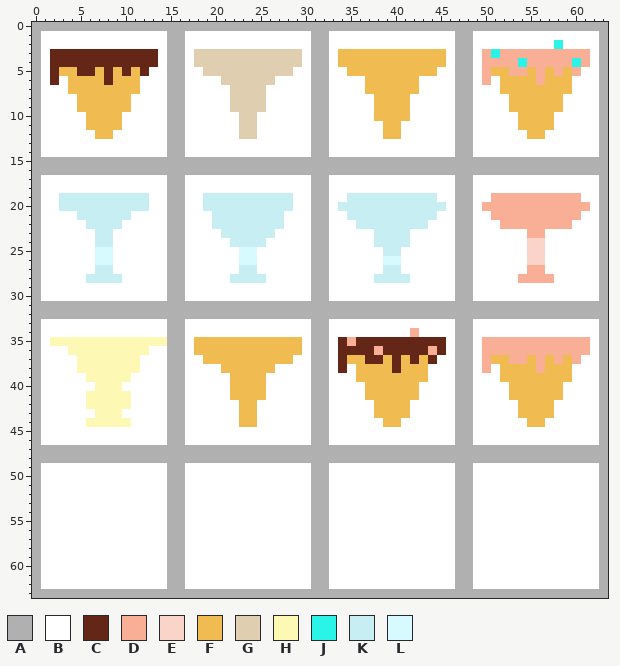
Pixel-art sprite -- Slots Game/Source/Game/assets/textures/slots_cone.png. This is how it looked before the edit.
The file is 64x64 pixels.
Palette (. is transparent): A #b0b0b0  B #ffffff  C #642616  D #f9ae96  E #fad4c8  F #f0bb50  G #dfcfb0  H #fef8b5  J #2af4e8  K #c7eef3  L #d6faff
Pixels before, first column x 0:
 0 AAAAAAAAAAAAAAAAAAAAAAAAAAAAAAAAAAAAAAAAAAAAAAAAAAAAAAAAAAAAAAAA
 1 ABBBBBBBBBBBBBBAABBBBBBBBBBBBBBAABBBBBBBBBBBBBBAABBBBBBBBBBBBBBA
 2 ABBBBBBBBBBBBBBAABBBBBBBBBBBBBBAABBBBBBBBBBBBBBAABBBBBBBBBJBBBBA
 3 ABCCCCCCCCCCCCBAABGGGGGGGGGGGGBAABFFFFFFFFFFFFBAABDJDDDDDDDDDDBA
 4 ABCCCCCCCCCCCCBAABGGGGGGGGGGGGBAABFFFFFFFFFFFFBAABDDDDJDDDDDJDBA
 5 ABCFFCCFCFCFCBBAABBGGGGGGGGGGBBAABBFFFFFFFFFFBBAABDFFDDFDFDFDBBA
 6 ABCBFFFFCFFFBBBAABBBBGGGGGGBBBBAABBBBFFFFFFBBBBAABDBFFFFDFFFBBBA
 7 ABBBFFFFFFFFBBBAABBBBBGGGGBBBBBAABBBBFFFFFFBBBBAABBBFFFFFFFFBBBA
 8 ABBBBFFFFFFBBBBAABBBBBGGGGBBBBBAABBBBBFFFFBBBBBAABBBBFFFFFFBBBBA
 9 ABBBBFFFFFFBBBBAABBBBBGGGGBBBBBAABBBBBFFFFBBBBBAABBBBFFFFFFBBBBA
10 ABBBBBFFFFBBBBBAABBBBBBGGBBBBBBAABBBBBFFFFBBBBBAABBBBBFFFFBBBBBA
11 ABBBBBFFFFBBBBBAABBBBBBGGBBBBBBAABBBBBBFFBBBBBBAABBBBBFFFFBBBBBA
12 ABBBBBBFFBBBBBBAABBBBBBGGBBBBBBAABBBBBBFFBBBBBBAABBBBBBFFBBBBBBA
13 ABBBBBBBBBBBBBBAABBBBBBBBBBBBBBAABBBBBBBBBBBBBBAABBBBBBBBBBBBBBA
14 ABBBBBBBBBBBBBBAABBBBBBBBBBBBBBAABBBBBBBBBBBBBBAABBBBBBBBBBBBBBA
15 AAAAAAAAAAAAAAAAAAAAAAAAAAAAAAAAAAAAAAAAAAAAAAAAAAAAAAAAAAAAAAAA
16 AAAAAAAAAAAAAAAAAAAAAAAAAAAAAAAAAAAAAAAAAAAAAAAAAAAAAAAAAAAAAAAA
17 ABBBBBBBBBBBBBBAABBBBBBBBBBBBBBAABBBBBBBBBBBBBBAABBBBBBBBBBBBBBA
18 ABBBBBBBBBBBBBBAABBBBBBBBBBBBBBAABBBBBBBBBBBBBBAABBBBBBBBBBBBBBA
19 ABBKKKKKKKKKKBBAABBKKKKKKKKKKBBAABBKKKKKKKKKKBBAABBDDDDDDDDDDBBA
20 ABBKKKKKKKKKKBBAABBKKKKKKKKKKBBAABKKKKKKKKKKKKBAABDDDDDDDDDDDDBA
21 ABBBBKKKKKKBBBBAABBBKKKKKKKKBBBAABBKKKKKKKKKKBBAABBDDDDDDDDDDBBA
22 ABBBBBKKKKBBBBBAABBBKKKKKKKKBBBAABBBKKKKKKKKBBBAABBBDDDDDDDDBBBA
23 ABBBBBBKKBBBBBBAABBBBKKKKKKBBBBAABBBBBKKKKBBBBBAABBBBBBDDBBBBBBA
24 ABBBBBBKKBBBBBBAABBBBBKKKKBBBBBAABBBBBKKKKBBBBBAABBBBBBEEBBBBBBA
25 ABBBBBBLLBBBBBBAABBBBBBLLBBBBBBAABBBBBBKKBBBBBBAABBBBBBEEBBBBBBA
26 ABBBBBBLLBBBBBBAABBBBBBLLBBBBBBAABBBBBBLLBBBBBBAABBBBBBEEBBBBBBA
27 ABBBBBBKKBBBBBBAABBBBBBKKBBBBBBAABBBBBBKKBBBBBBAABBBBBBDDBBBBBBA
28 ABBBBBKKKKBBBBBAABBBBBKKKKBBBBBAABBBBBKKKKBBBBBAABBBBBDDDDBBBBBA
29 ABBBBBBBBBBBBBBAABBBBBBBBBBBBBBAABBBBBBBBBBBBBBAABBBBBBBBBBBBBBA
30 ABBBBBBBBBBBBBBAABBBBBBBBBBBBBBAABBBBBBBBBBBBBBAABBBBBBBBBBBBBBA
31 AAAAAAAAAAAAAAAAAAAAAAAAAAAAAAAAAAAAAAAAAAAAAAAAAAAAAAAAAAAAAAAA
32 AAAAAAAAAAAAAAAAAAAAAAAAAAAAAAAAAAAAAAAAAAAAAAAAAAAAAAAAAAAAAAAA
33 ABBBBBBBBBBBBBBAABBBBBBBBBBBBBBAABBBBBBBBBBBBBBAABBBBBBBBBBBBBBA
34 ABBBBBBBBBBBBBBAABBBBBBBBBBBBBBAABBBBBBBBBDBBBBAABBBBBBBBBBBBBBA
35 ABHHHHHHHHHHHHHAABFFFFFFFFFFFFBAABCDCCCCCCCCCCBAABDDDDDDDDDDDDBA
36 ABBBHHHHHHHHHBBAABFFFFFFFFFFFFBAABCCCCDCCCCCDCBAABDDDDDDDDDDDDBA
37 ABBBBHHHHHHHBBBAABBFFFFFFFFFFBBAABCFFCCFCFCFCBBAABDFFDDFDFDFDBBA
38 ABBBBHHHHHHHBBBAABBBBFFFFFFBBBBAABCBFFFFCFFFBBBAABDBFFFFDFFFBBBA
39 ABBBBBHHHHHBBBBAABBBBBFFFFBBBBBAABBBFFFFFFFFBBBAABBBFFFFFFFFBBBA
40 ABBBBBBHHHBBBBBAABBBBBFFFFBBBBBAABBBBFFFFFFBBBBAABBBBFFFFFFBBBBA
41 ABBBBBHHHHHBBBBAABBBBBFFFFBBBBBAABBBBFFFFFFBBBBAABBBBFFFFFFBBBBA
42 ABBBBBHHHHHBBBBAABBBBBBFFBBBBBBAABBBBBFFFFBBBBBAABBBBBFFFFBBBBBA
43 ABBBBBBHHHBBBBBAABBBBBBFFBBBBBBAABBBBBFFFFBBBBBAABBBBBFFFFBBBBBA
44 ABBBBBHHHHHBBBBAABBBBBBFFBBBBBBAABBBBBBFFBBBBBBAABBBBBBFFBBBBBBA
45 ABBBBBBBBBBBBBBAABBBBBBBBBBBBBBAABBBBBBBBBBBBBBAABBBBBBBBBBBBBBA
46 ABBBBBBBBBBBBBBAABBBBBBBBBBBBBBAABBBBBBBBBBBBBBAABBBBBBBBBBBBBBA
47 AAAAAAAAAAAAAAAAAAAAAAAAAAAAAAAAAAAAAAAAAAAAAAAAAAAAAAAAAAAAAAAA
48 AAAAAAAAAAAAAAAAAAAAAAAAAAAAAAAAAAAAAAAAAAAAAAAAAAAAAAAAAAAAAAAA
49 ABBBBBBBBBBBBBBAABBBBBBBBBBBBBBAABBBBBBBBBBBBBBAABBBBBBBBBBBBBBA
50 ABBBBBBBBBBBBBBAABBBBBBBBBBBBBBAABBBBBBBBBBBBBBAABBBBBBBBBBBBBBA
51 ABBBBBBBBBBBBBBAABBBBBBBBBBBBBBAABBBBBBBBBBBBBBAABBBBBBBBBBBBBBA
52 ABBBBBBBBBBBBBBAABBBBBBBBBBBBBBAABBBBBBBBBBBBBBAABBBBBBBBBBBBBBA
53 ABBBBBBBBBBBBBBAABBBBBBBBBBBBBBAABBBBBBBBBBBBBBAABBBBBBBBBBBBBBA
54 ABBBBBBBBBBBBBBAABBBBBBBBBBBBBBAABBBBBBBBBBBBBBAABBBBBBBBBBBBBBA
55 ABBBBBBBBBBBBBBAABBBBBBBBBBBBBBAABBBBBBBBBBBBBBAABBBBBBBBBBBBBBA
56 ABBBBBBBBBBBBBBAABBBBBBBBBBBBBBAABBBBBBBBBBBBBBAABBBBBBBBBBBBBBA
57 ABBBBBBBBBBBBBBAABBBBBBBBBBBBBBAABBBBBBBBBBBBBBAABBBBBBBBBBBBBBA
58 ABBBBBBBBBBBBBBAABBBBBBBBBBBBBBAABBBBBBBBBBBBBBAABBBBBBBBBBBBBBA
59 ABBBBBBBBBBBBBBAABBBBBBBBBBBBBBAABBBBBBBBBBBBBBAABBBBBBBBBBBBBBA
60 ABBBBBBBBBBBBBBAABBBBBBBBBBBBBBAABBBBBBBBBBBBBBAABBBBBBBBBBBBBBA
61 ABBBBBBBBBBBBBBAABBBBBBBBBBBBBBAABBBBBBBBBBBBBBAABBBBBBBBBBBBBBA
62 ABBBBBBBBBBBBBBAABBBBBBBBBBBBBBAABBBBBBBBBBBBBBAABBBBBBBBBBBBBBA
63 AAAAAAAAAAAAAAAAAAAAAAAAAAAAAAAAAAAAAAAAAAAAAAAAAAAAAAAAAAAAAAAA
And afterwards:
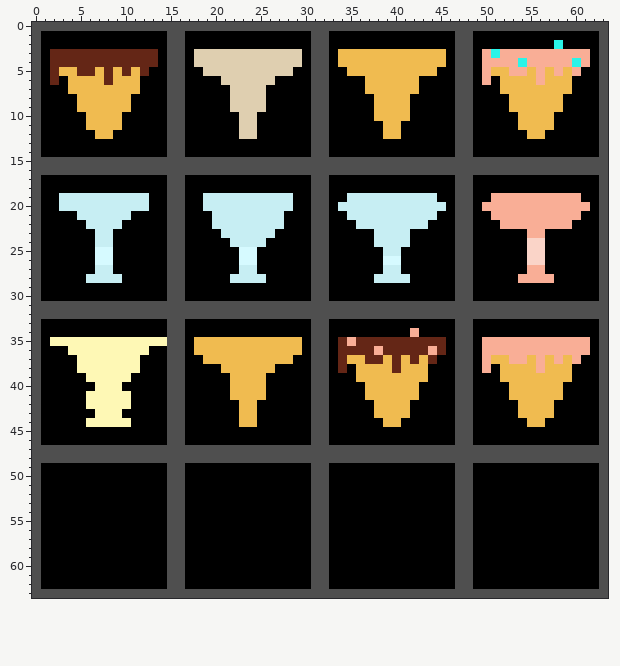
The edit:
colour A: #b0b0b0 -> #4f4f4f
colour B: #ffffff -> #000000
Where, in picture pixels (left, top, right, bottom), the same in both pictures:
changed: (32, 22, 608, 598)
